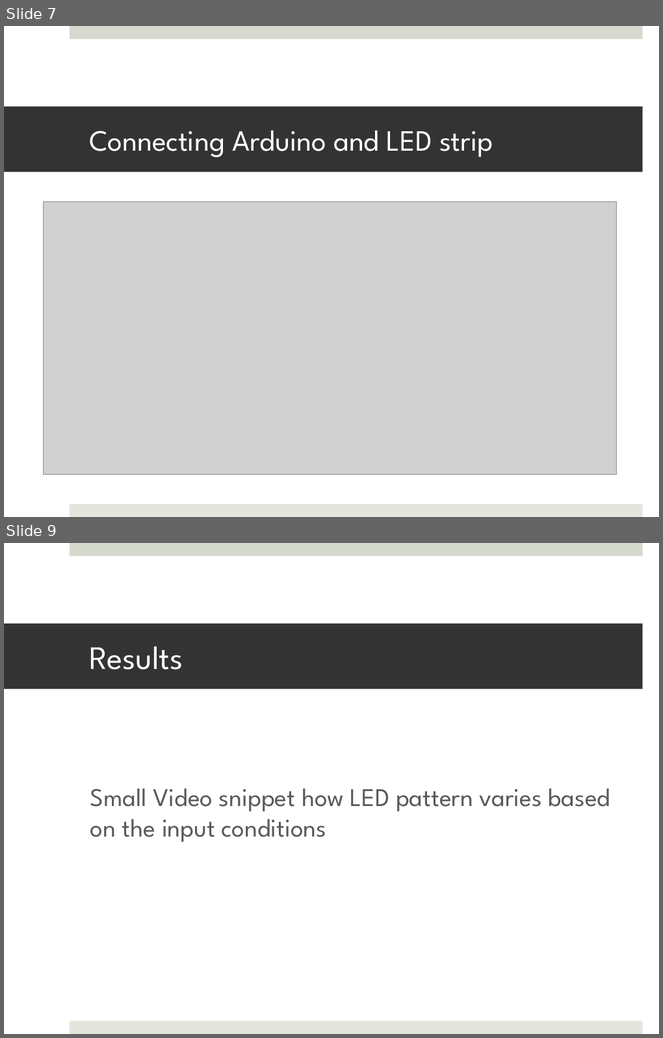
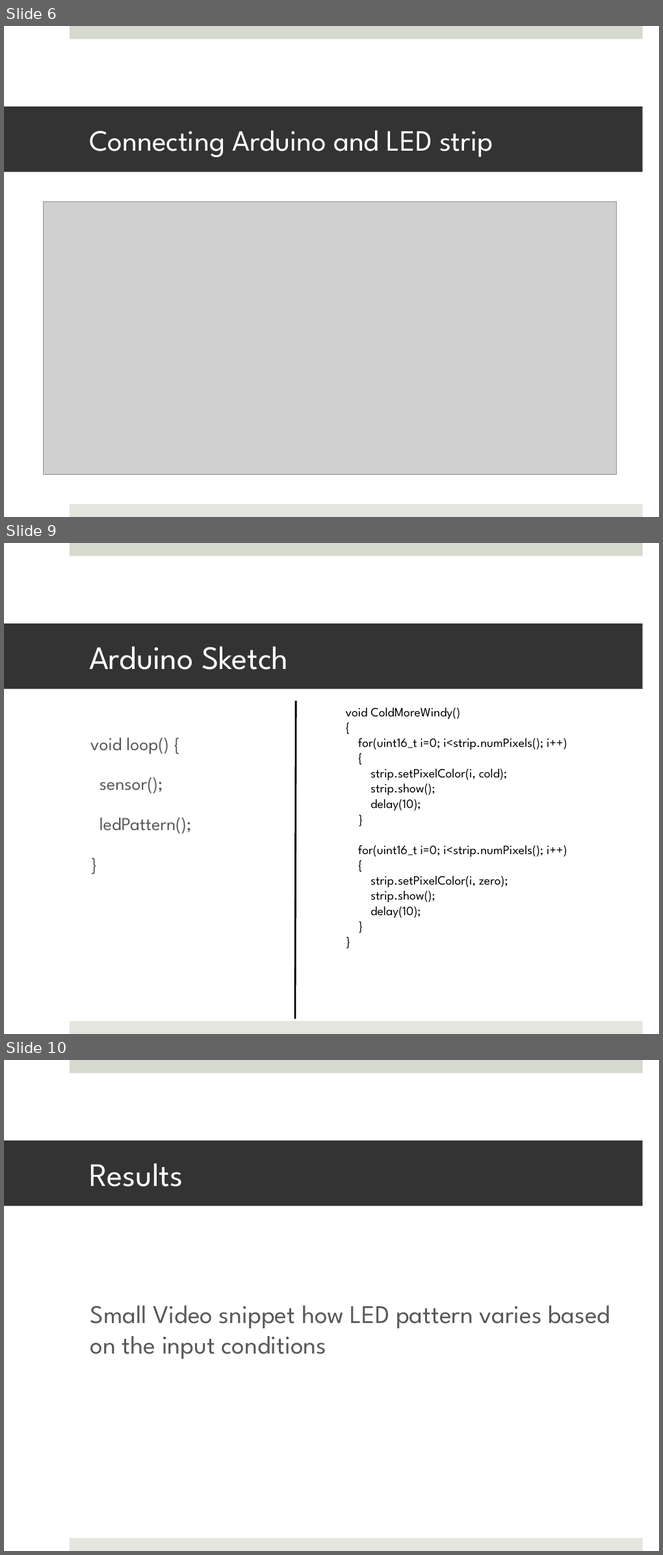
Before and after one commit to sasmita/QuantumLight, a slide deck: QL_Presentation1.pptx. Shown one above the other, each under a label of ours: slides 7 and 9 before the commit, slides 6, 9 and 10 after it; the slides between them are not shown. The pictures are 663x1038 and 663x1555 pixels, drawn with LibreOffice and Linux fonts; fonts in the diff are those of the drawing; grey boxes stand for pictures. Boxes give left, top, right and bottom in pixels: in the first picture for what was removed or moved away, otherwise in the second. Text is boxed around its words. In the diff, an @@ line names an element or a change of style, - is before the commit and + after.

```diff
--- a/QL_Presentation1.pptx
+++ b/QL_Presentation1.pptx
@@ slide 9 added at box(4, 543, 659, 1034), background #FFFFFF; not listed: 2 template elements that a slide beside it also shows @@
@@ title added at box(4, 624, 643, 689), fill #333333, 36 pt, text #FFFFFF @@
+Arduino Sketch
@@ line added from (296, 701) to (295, 1019), #000000 2 pt @@
@@ text added at box(346, 707, 567, 918), 14 pt, text #000000 @@
+void ColdMoreWindy()
+{
+for(uint16_t i=0; i<strip.numPixels(); i++)
+{
+strip.setPixelColor(i, cold);
+strip.show();
+delay(10);
+}
+for(uint16_t i=0; i<strip.numPixels(); i++)
+{
+strip.setPixelColor(i, zero);
+strip.show();
+delay(10);
+}
+}
@@ text added at box(90, 737, 192, 834), 20 pt, text #595959 @@
+void loop() {
+sensor();
+ledPattern();
+}
@@ what was slide 7 is now slide 6 @@
@@ what was slide 9 is now slide 10 @@
```
Also in this commit, not shown: 4 slides changed, 3 other slides added, 1 slide removed, 1 other file.
